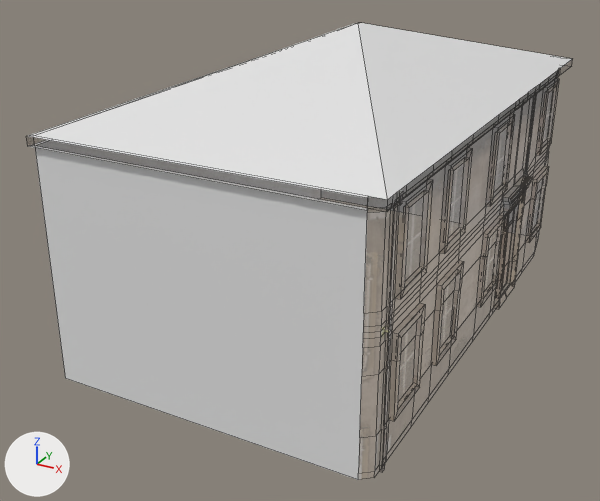
The FBX model Somine Engine/Somine/x64/Debug/resources/models/house/house.fbx as it was, and as the next commit left it.
The view is the same before and after, from a 50 mm lens placed at (0.82, -3.48, 1.31), pointed at (-0.83, -0.47, -0.2). Arrows for +X, +Y and +Z are at lower left; the lights stay in place. Mesh edges are drawn as thin lines. Where no turn or scale is listed for an object, it has been applied to the vertices.

Script lines for the objects in view, before the commit:
```python
mat_material_013 = principled_material('Material.013')
mat_material_013.base_color = (0.8, 0.8, 0.8)  # white #e7e7e7
mat_material_013.roughness = 0.468
mat_tcom_buildingshouseold0338_1_l_001 = bpy.data.materials.new('TCom_BuildingsHouseOld0338_1_L.001')
mat_tcom_buildingshouseold0338_1_l_001.use_nodes = True; mat_tcom_buildingshouseold0338_1_l_001.node_tree.nodes.clear()
_N = mat_tcom_buildingshouseold0338_1_l_001.node_tree.nodes; _L = mat_tcom_buildingshouseold0338_1_l_001.node_tree.links
n0 = _N.new('ShaderNodeBsdfPrincipled'); n0.name = 'Principled BSDF'
n0.inputs[2].default_value = 0.509  # 'Roughness'
n1 = _N.new('ShaderNodeOutputMaterial'); n1.name = 'Material Output'
n2 = _N.new('ShaderNodeTexImage'); n2.name = 'Image Texture'
n2.image = img_tcom_buildingshouseold0338_1_l_jpg
n2.extension = 'EXTEND'
n3 = _N.new('ShaderNodeTexImage'); n3.name = 'Image Texture.001'
n3.image = img_tcom_buildingshouseold0338_1_l_jpg
n3.extension = 'EXTEND'
_L.new(n2.outputs[0], n0.inputs[0])  # 'Color' to 'Base Color'
_L.new(n3.outputs[0], n0.inputs[4])  # 'Color' to 'Alpha'
_L.new(n0.outputs[0], n1.inputs[0])  # 'BSDF' to 'Surface'
me_2_001 = bpy.data.meshes.new('2.001')
me_2_001.from_pydata(...)  # 520 vertices, 491 faces; spans x -1.43..0.04, y -1.13..1.27, z -0.5..0.77
# faces by material slot: [479, 5, 7]
me_2_001.materials.append(mat_tcom_buildingshouseold0338_1_l_001)
me_2_001.materials.append(mat_material_012)  # its picture is missing
me_2_001.materials.append(mat_material_013)  # white #e7e7e7
ob_2_001 = bpy.data.objects.new('2.001', me_2_001)
ob_2_001.location = (-0.039, -0.318, 0.0)
```
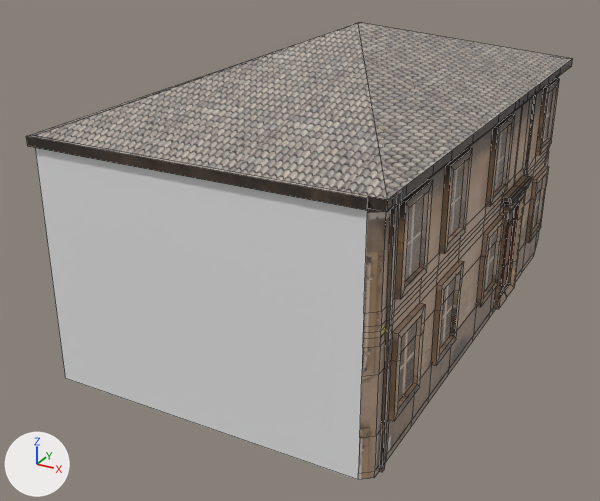
Edits to the scene script, one JSON object a line:
```json
{"op": "set", "path": "img_tcom_buildingshouseold0338_1_l_jpg", "old": "load_image('TCom_BuildingsHouseOld0338_1_L.jpg', 'textures/TCom_BuildingsHouseOld0338_1_L.jpg', 3000, 1111, 'Non-Color')", "new": "load_image('TCom_BuildingsHouseOld0338_1_L.jpg', 'textures/TCom_BuildingsHouseOld0338_1_L.jpg', 3000, 1111, 'sRGB')"}
{"op": "add", "block": "img_tcom_rooftilesceramicold0099_3_l_jpg", "code": ["img_tcom_rooftilesceramicold0099_3_l_jpg = load_image('TCom_RooftilesCeramicOld0099_3_L.jpg', 'textures/TCom_RooftilesCeramicOld0099_3_L.jpg', 3000, 2083, 'sRGB')"]}
{"block": "mat_tcom_buildingshouseold0338_1_l_001", "where": "n2 = _N.new('ShaderNodeTexImage'); n2.name = 'Image Texture'"}
{"op": "remove", "block": "mat_tcom_buildingshouseold0338_1_l_001", "code": "n2.extension = 'EXTEND'"}
{"op": "remove", "block": "mat_tcom_buildingshouseold0338_1_l_001", "code": "n3 = _N.new('ShaderNodeTexImage'); n3.name = 'Image Texture.001'"}
{"op": "remove", "block": "mat_tcom_buildingshouseold0338_1_l_001", "code": "n3.image = img_tcom_buildingshouseold0338_1_l_jpg"}
{"op": "remove", "block": "mat_tcom_buildingshouseold0338_1_l_001", "code": "n3.extension = 'EXTEND'"}
{"block": "mat_tcom_buildingshouseold0338_1_l_001", "where": "n0 = _N.new('ShaderNodeBsdfPrincipled'); n0.name = 'Principled BSDF'"}
{"op": "remove", "block": "mat_tcom_buildingshouseold0338_1_l_001", "code": "_L.new(n3.outputs[0], n0.inputs[4])  # 'Color' to 'Alpha'"}
{"op": "remove", "block": "mat_material_013", "code": "mat_material_013.base_color = (0.8, 0.8, 0.8)  # white #e7e7e7"}
{"op": "add", "block": "mat_material_013", "code": "mat_material_013.texture = img_tcom_rooftilesceramicold0099_3_l_jpg"}
```

Pixel boxes (x1, y1, x2, y2) of what changed, in the pictures (600 x 501 px):
```json
{"object": "2.001", "change": "surface changed", "before": [26, 23, 573, 480], "after": [26, 23, 573, 480], "on screen": "white to grey"}
```
